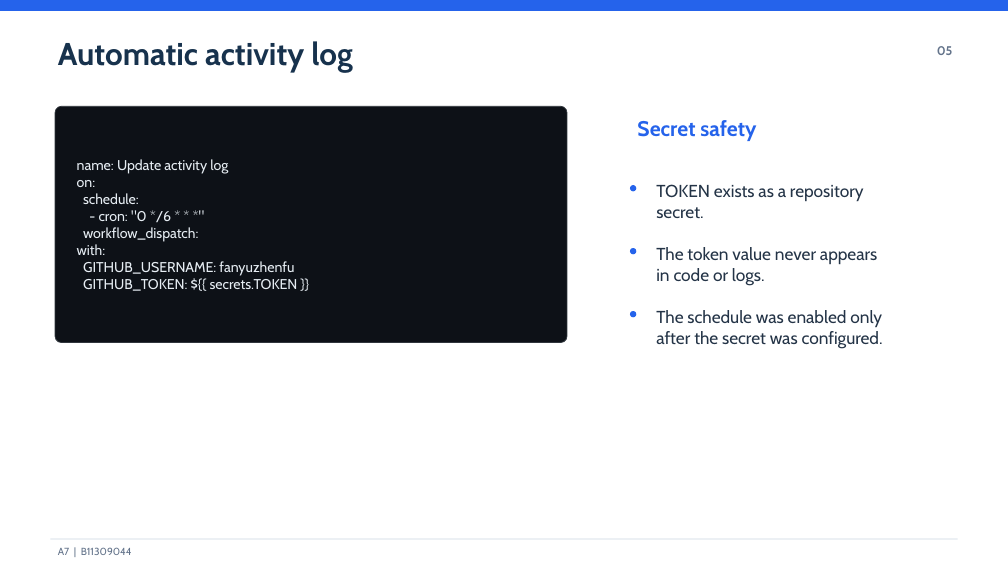
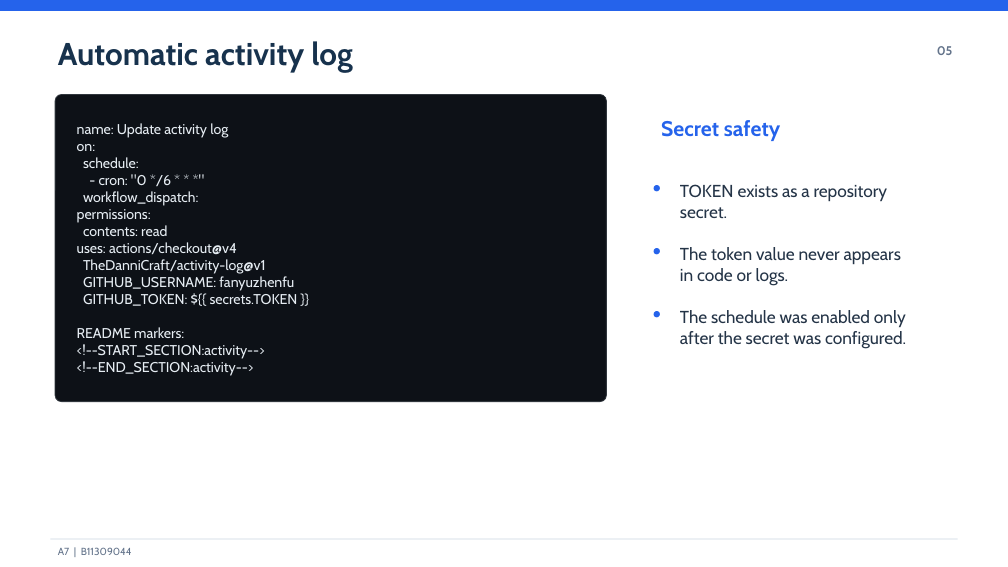
Before and after one commit to fanyuzhenfu/activity-log-a7, a slide deck: slide 5 of report/A7-B11309044.pptx. Drawn at 1008x567 pixels with LibreOffice and Linux fonts; fonts in the diff are those of the drawing. Boxes give left, top, right and bottom in pixels: in the first picture for what was removed or moved away, otherwise in the second. Text is boxed around its words. In the diff, an @@ line names an element or a change of style, - is before the commit and + after.

```diff
--- a/report/A7-B11309044.pptx
+++ b/report/A7-B11309044.pptx
@@ rounded rectangle: place and size @@
-rounded rectangle at bbox=[55, 107, 567, 343]
+rounded rectangle at bbox=[55, 95, 606, 402]
@@ rounded rectangle at bbox=[55, 95, 606, 402]: proportions changed @@
@@ text "name: Update activity log": place and size @@
-text "name: Update activity log" at bbox=[77, 159, 298, 291]
+text "name: Update activity log" at bbox=[77, 123, 298, 376]
@@ text at bbox=[77, 209, 266, 274]: text changed @@
-with:
+permissions:
+contents: read
+uses: actions/checkout@v4
+TheDanniCraft/activity-log@v1
@@ text at bbox=[77, 327, 265, 376]: paragraphs added @@
+README markers:
+<!--START_SECTION:activity-->
+<!--END_SECTION:activity-->
@@ 4 texts, 3 rounded rectangles: place and size @@
-4 texts, 3 rounded rectangles at bbox=[630, 120, 883, 348]
+4 texts, 3 rounded rectangles at bbox=[654, 120, 906, 348]
```
Also in this commit, not shown: 3 other slides changed, 2 other files.
